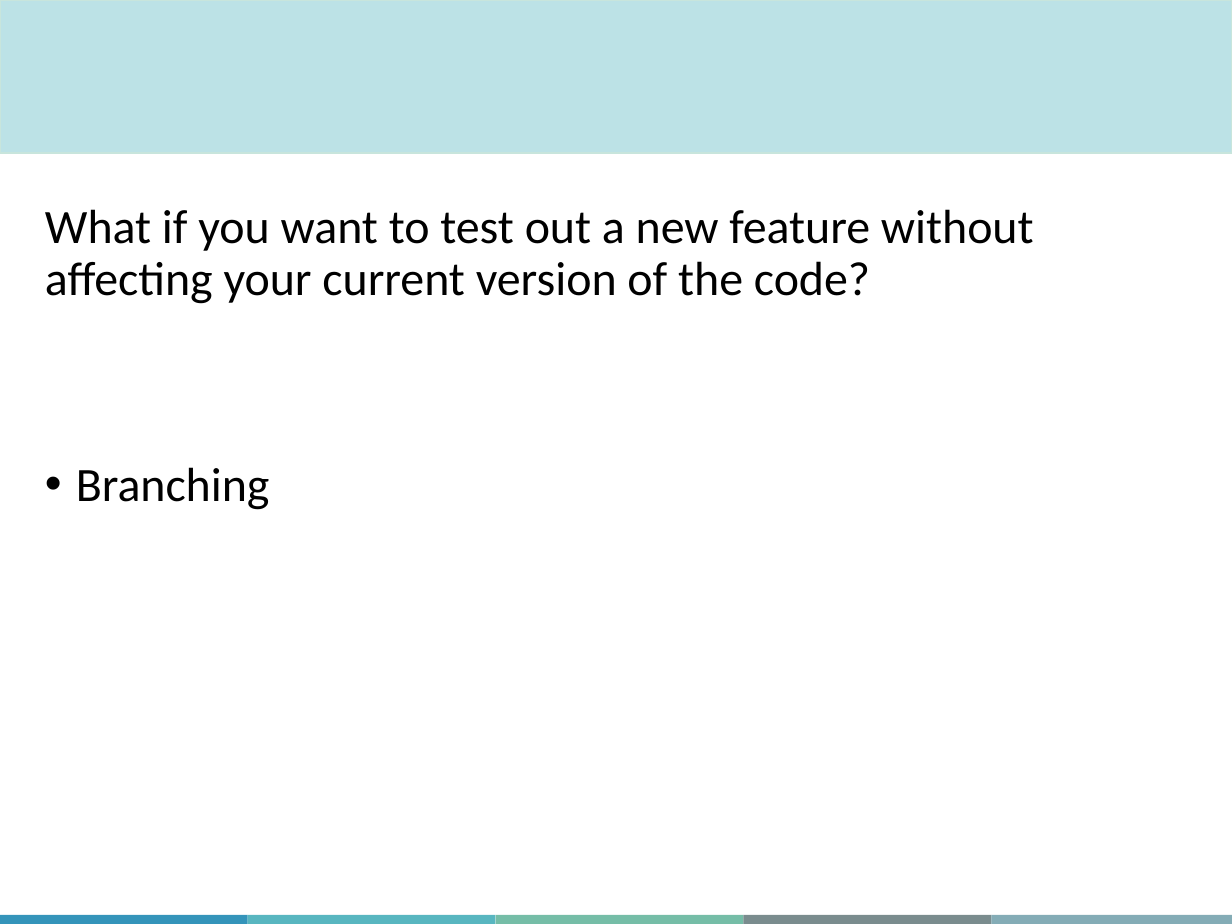
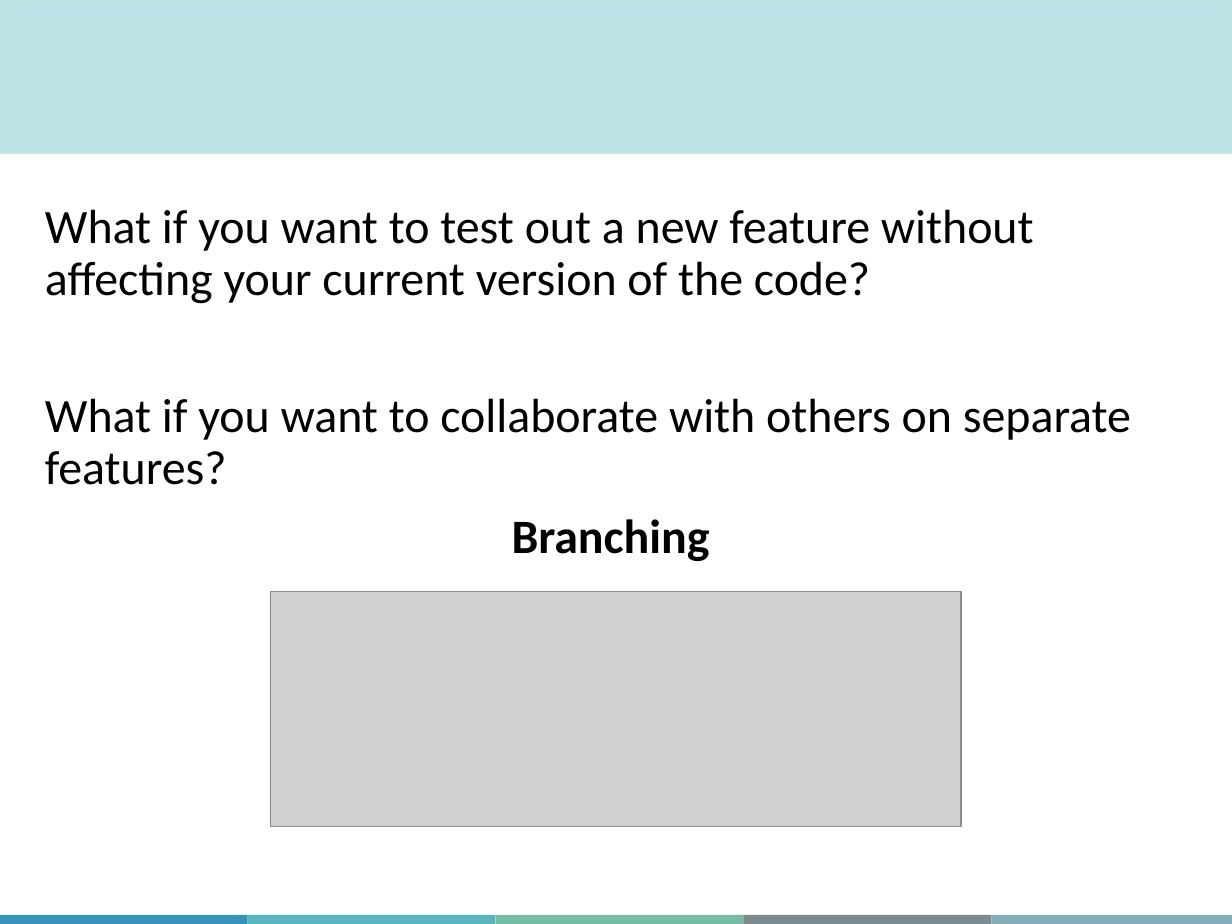
Before and after one commit to ehuan2/IntroToGitHub, a slide deck: slide 28 of Slides/MiCM_GitHub_Workshop_may_2026.pptx (slide 27 before the commit). Drawn at 1232x924 pixels with LibreOffice and Linux fonts; fonts in the diff are those of the drawing; grey boxes stand for pictures; background and template pictures are left out. Boxes give left, top, right and bottom in pixels: in the first picture for what was removed or moved away, otherwise in the second. Text is boxed around its words. In the diff, an @@ line names an element or a change of style, - is before the commit and + after.

```diff
--- a/Slides/MiCM_GitHub_Workshop_may_2026.pptx
+++ b/Slides/MiCM_GitHub_Workshop_may_2026.pptx
@@ text at bbox=[45, 398, 1131, 485]: paragraph added @@
+What if you want to collaborate with others on separate features?
@@ text at bbox=[512, 519, 710, 561]: bold on in "Branching"; alignment left to centre; bullet • to none @@
@@ picture added at bbox=[271, 591, 961, 827] @@
```
Also in this commit, not shown: 22 other slides changed, 4 slides added, 2 slides removed.
